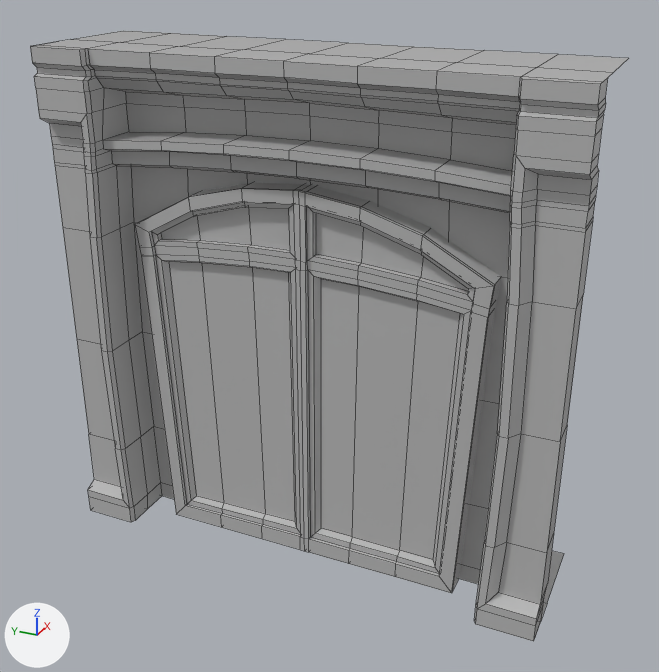
The FBX model PC_Client_&_Server_Makina/Assets/Environement Final/Buildings/Facades & pillars/Facades Type 2 (Brick)/O_V_F_Type2_Vitrine/O_V_F_Type2_Vitrine.fbx as it was, and as the next commit left it.
Rendered twice from a 50 mm camera at (-4.85, -2.07, 3.62) aimed at (-0.43, -0.08, 1.41). Lighting does not change. The marker at lower left points along +X, +Y and +Z. Mesh edges are drawn as thin lines.

Names of what the first picture shows: 'O_V_F_Type2_Vitrine'.
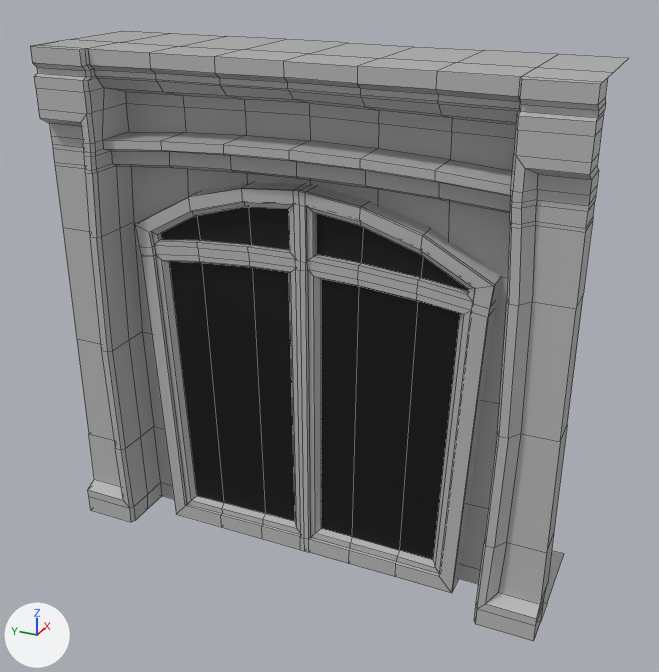
Edits to the bpy script that builds the scene:
```text
Add mat_08___default_slot__2:
    mat_08___default_slot__2 = principled_material('08 - Default Slot #2')
    mat_08___default_slot__2.base_color = (0.0, 0.0, 0.0)  # black #000000
    mat_08___default_slot__2.roughness = 0.553
Change me_mesh:
    where me_mesh.from_pydata(...)  # 569 vertices, 518 faces; spans x -0.84..0.0, y -1.5..1.5, z 0.0..3.0
    used by ob_o_v_f_type2_vitrine; location = (0.0, 0.0, 0.0)
    me_mesh part 1: all 12 faces centred in x -0.59..-0.58, y -0.81..0.8, z 0.97..2.08 switch from mat_07___default (grey #bcbcbc) to mat_08___default_slot__2 (black #000000)
```

Pixel boxes [x1, y1, x2, y2] of what changed, in the pictures (659 x 672 px):
part 1 of me_mesh, recoloured (grey to black): [161, 207, 468, 560] in both
